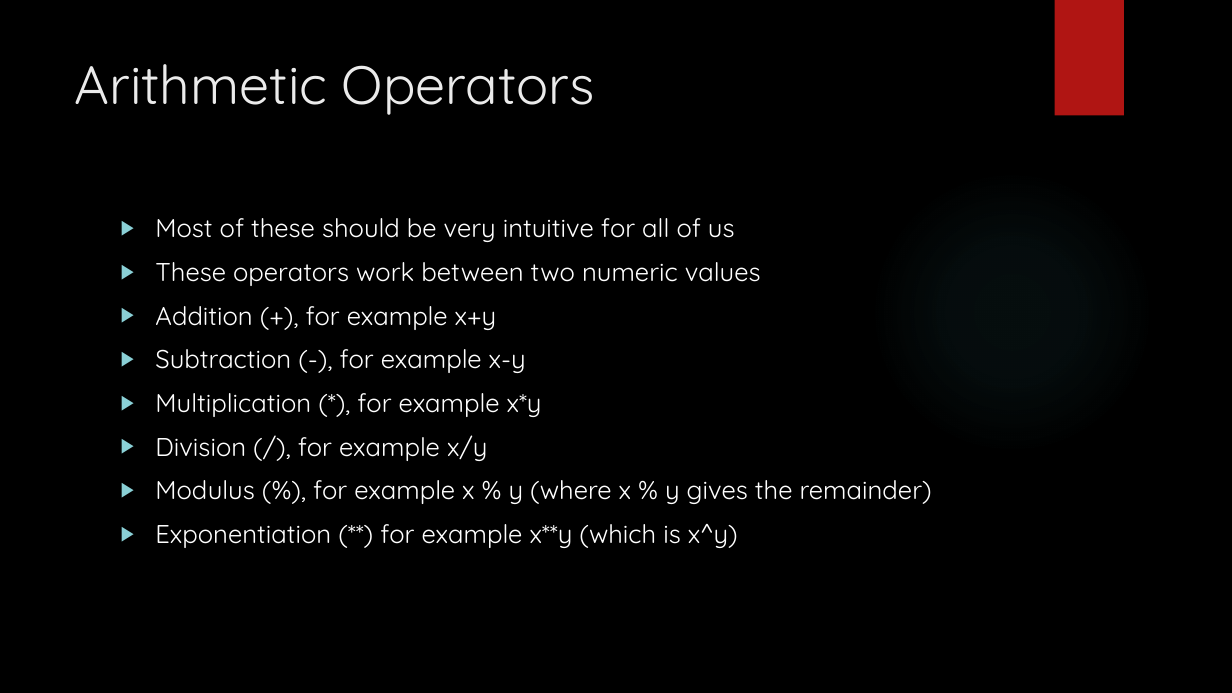
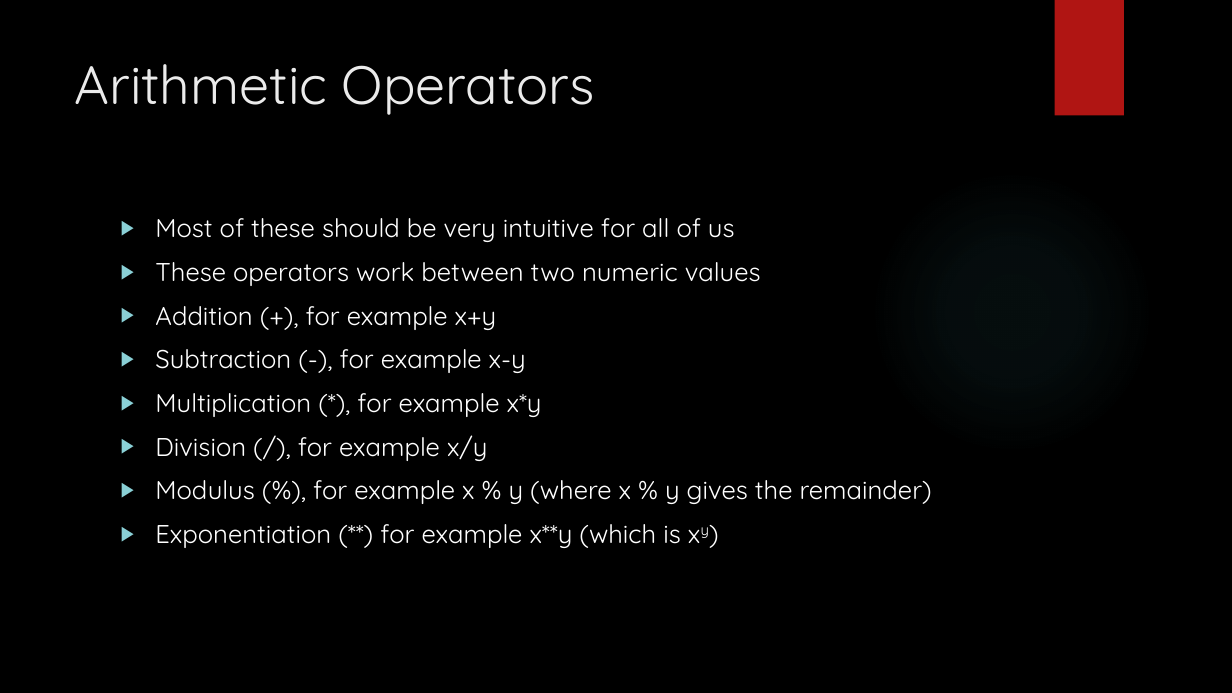
Before and after one commit to siddbose97/pythonWorkshop, a slide deck: slide 26 of pythonpresentation.pptx. Drawn at 1232x693 pixels with LibreOffice and Linux fonts; fonts in the diff are those of the drawing; background and template pictures are left out. Boxes give left, top, right and bottom in pixels: in the first picture for what was removed or moved away, otherwise in the second. Text is boxed around its words. In the diff, an @@ line names an element or a change of style, - is before the commit and + after.

```diff
--- a/pythonpresentation.pptx
+++ b/pythonpresentation.pptx
@@ text at [155, 524, 681, 548]: text changed @@
-▶ Exponentiation (**) for example x**y (which is x^y)
+▶ Exponentiation (**) for example x**y (which is xy)
```
Also in this commit, not shown: 14 other slides changed, 4 other files.
